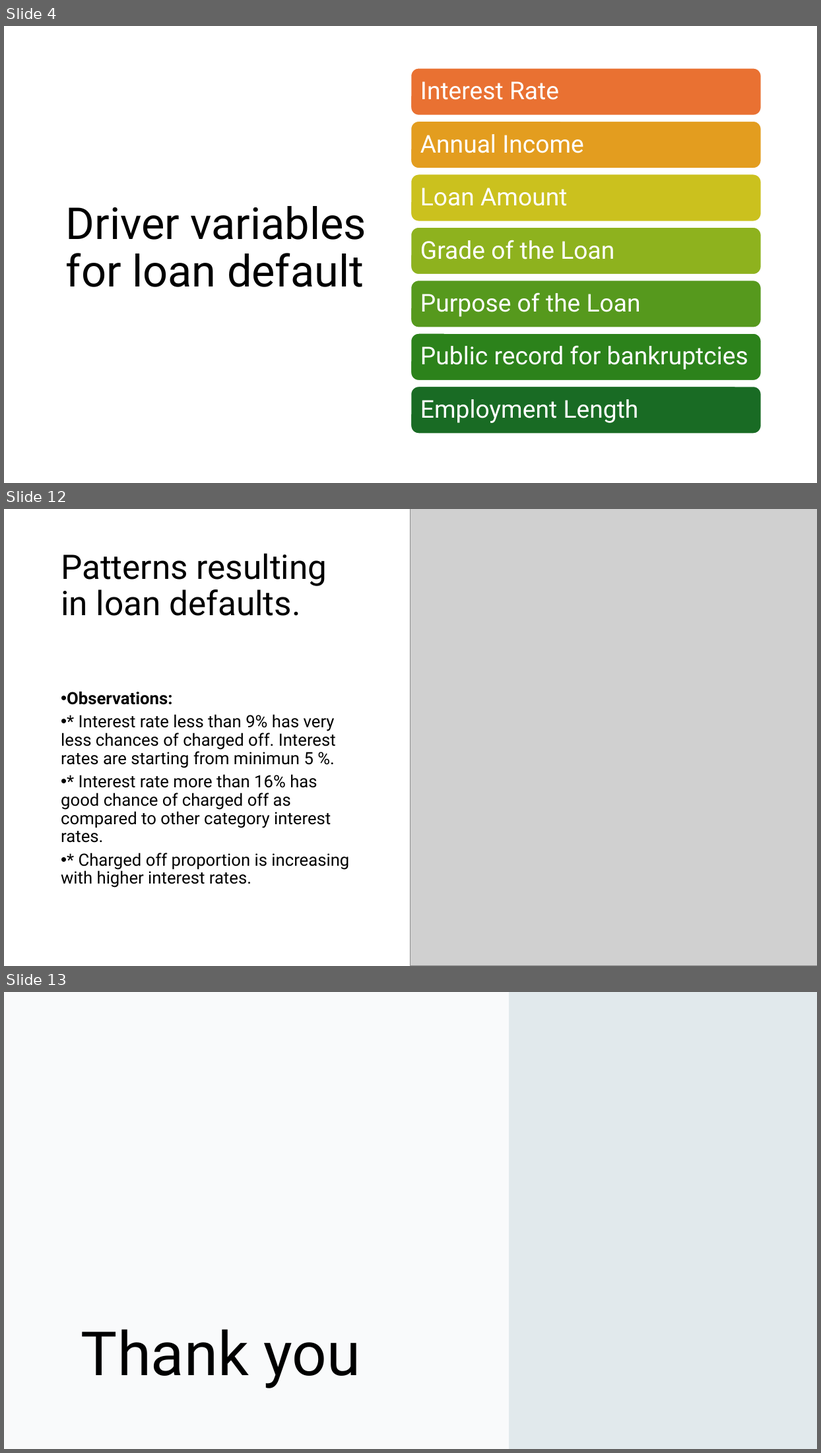
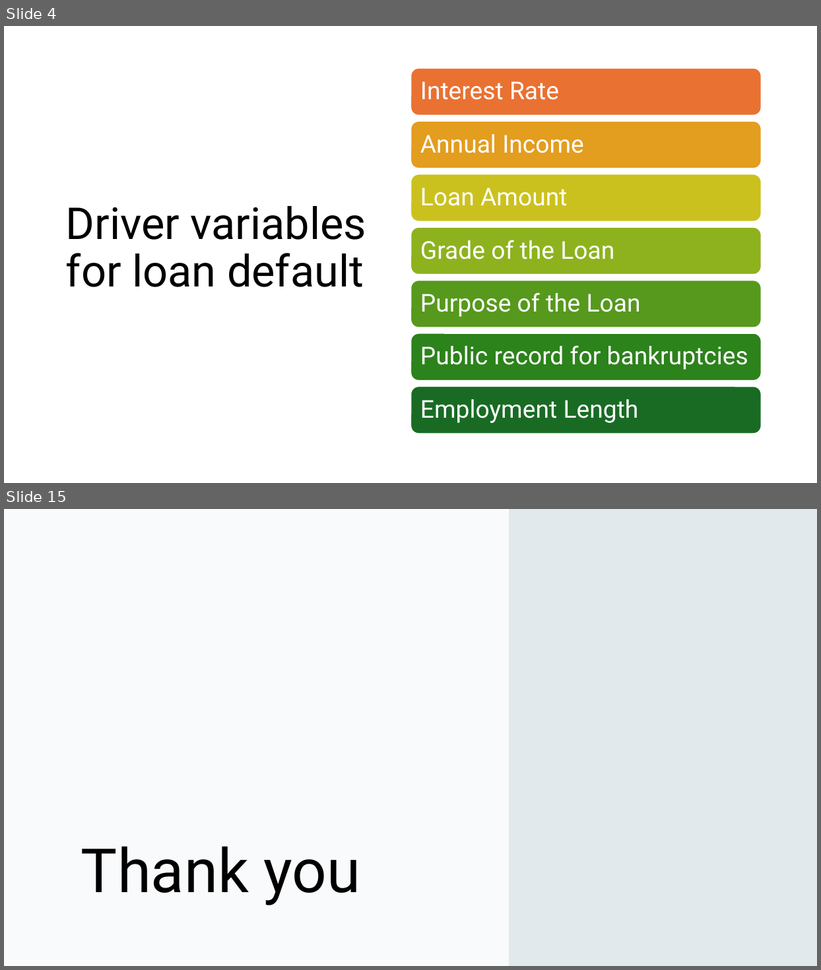
Before and after one commit to cyberpirate92/lending-club-case-study, a slide deck: Lending Club Case Study.pptx. Shown one above the other, each under a label of ours: slides 4, 12 and 13 before the commit, slides 4 and 15 after it; the slides between them are not shown. The pictures are 821x1453 and 821x970 pixels, drawn with LibreOffice and Linux fonts; fonts in the diff are those of the drawing; grey boxes stand for pictures. Boxes give left, top, right and bottom in pixels: in the first picture for what was removed or moved away, otherwise in the second. Text is boxed around its words. In the diff, an @@ line names an element or a change of style, - is before the commit and + after.

```diff
--- a/Lending Club Case Study.pptx
+++ b/Lending Club Case Study.pptx
@@ slide 12 removed at (4,509,817,966), background #FFFFFF @@
@@ rectangle removed at (4,509,572,661) @@
@@ picture removed at (411,509,817,966) @@
@@ title removed at (61,553,327,616) @@
-Patterns resulting in loan defaults.
@@ text removed at (61,691,349,888) @@
-• Observations:
-• * Interest rate less than 9% has very less chances of charged off. Interest rates are starting from minimun 5 %.
-• * Interest rate more than 16% has good chance of charged off as compared to other category interest rates.
-• * Charged off proportion is increasing with higher interest rates.
@@ what was slide 13 is now slide 15 @@
```
Also in this commit, not shown: 6 slides changed, 4 slides added, 1 other slide removed, 1 other file.
